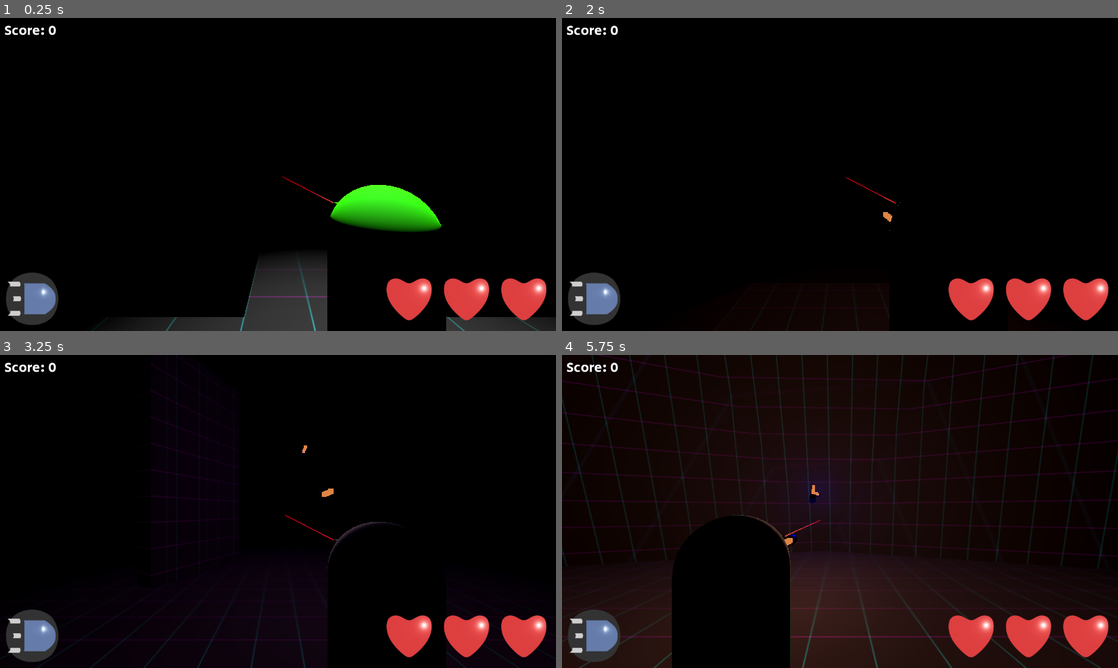
Above: before the commit, frames 1-4 (two rows, left to right).
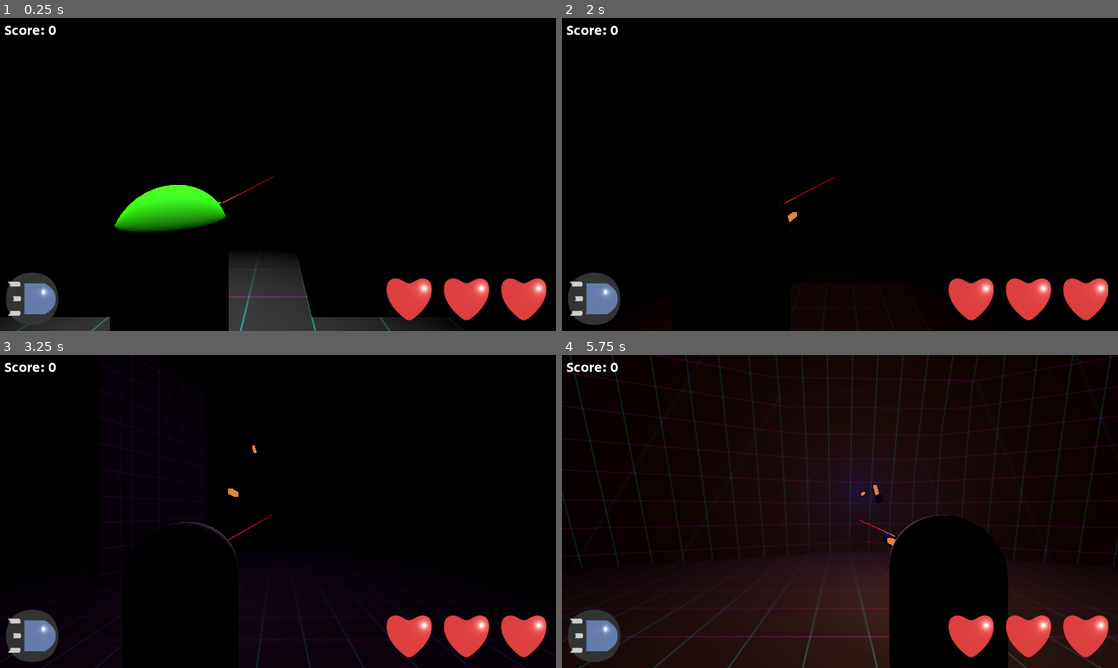
Above: after the commit, the same moments.

Repository: Sprotex/ludum-dare-54
Game: Godot game, scene res://level.tscn
Same seed, same stepped clock (60 frames per second), same inputs: the game is played once before the commit and once after it.
Inputs (mouse positions are in pixels of both pictures, inside the frame that each line leads up to):
- Up to frame 1 (0.25 s): no input
- Up to frame 2 (2 s): tap Enter at 0.5 s; move the mouse to (867, 174) at 0.52 s; hold W (move_forward) from 0.53 s (still down); tap C (camera_swap) at 0.6, 1.35 s; click (867, 174) at 0.67 s; tap Space (jump) at 0.77, 1.52 s; move the mouse to (812, 174) at 1.27 s
- Up to frame 3 (3.25 s): keep holding W (move_forward); move the mouse to (289, 505) at 2.02 s; tap C (camera_swap) at 2.1, 2.85 s; move the mouse to (272, 517) at 2.77 s; click (272, 517) at 2.92 s; tap Space (jump) at 3.02 s
- Up to frame 4 (5.75 s): keep holding W (move_forward); move the mouse to (878, 514) at 3.52 s; tap C (camera_swap) at 3.6, 4.35, 5.1 s; tap Space (jump) at 3.77, 4.52 s; move the mouse to (795, 508) at 4.27 s; move the mouse to (845, 511) at 5.02 s; click (845, 511) at 5.17 s

The runs differ from the first frame. In frame 1, 8.8% of the frame differs, in the area x 0-100%, y 50-100%; in frame 2, 0.1%; in frame 3, 1.0%; in frame 4, 18%, in the area x 0-100%, y 0-100%.

Commit message:
add camera swapping,fix camera raycast into player

Diff:
--- a/character/player/camera_rig.gd
+++ b/character/player/camera_rig.gd
@@ -7,13 +7,22 @@
 @export var raycast: RayCast3D
 @export var camera: Camera3D
 @export var inputs: PlayerInputs
+@export var character_body: Character
 
 @onready var camera_starting_point = camera.transform.origin
+@onready var camera_side = 1
+
+
+func _ready() -> void:
+  raycast.add_exception(character_body)
 
 
 func _set_camera_position() -> void:
   if inputs.camera_swap:
-    transform.origin.x = -transform.origin.x
+    camera_side *= -1
+    var tween = create_tween().set_ease(Tween.EASE_IN_OUT).set_trans(Tween.TRANS_CUBIC)
+    var target_position = Vector3(camera_side, position.y, position.z)
+    tween.tween_property(self, "position", target_position, 0.5)
   if raycast.is_colliding():
     camera.global_transform.origin = raycast.get_collision_point()
   else:
--- a/character/player/player.tscn
+++ b/character/player/player.tscn
@@ -52,12 +52,13 @@
 [node name="PlayerInputs" type="Node" parent="Control" index="1"]
 script = ExtResource("2_p7gc2")
 
-[node name="CameraRig" type="Marker3D" parent="." index="6" node_paths=PackedStringArray("raycast", "camera", "inputs")]
-transform = Transform3D(-1, 0, -8.74228e-08, 0, 1, 0, 8.74228e-08, 0, -1, -1, 1.1, 0)
+[node name="CameraRig" type="Marker3D" parent="." index="6" node_paths=PackedStringArray("raycast", "camera", "inputs", "character_body")]
+transform = Transform3D(-1, 0, -8.74228e-08, 0, 1, 0, 8.74228e-08, 0, -1, 1, 1.1, 0)
 script = ExtResource("3_le5wo")
 raycast = NodePath("RayCast3D")
 camera = NodePath("Camera3D")
 inputs = NodePath("../Control/PlayerInputs")
+character_body = NodePath("..")
 
 [node name="Camera3D" type="Camera3D" parent="CameraRig" index="0"]
 transform = Transform3D(-1, 0, 1.50996e-07, 0, 1, 0, -1.50996e-07, 0, -1, 2.38419e-07, 1, -2)
